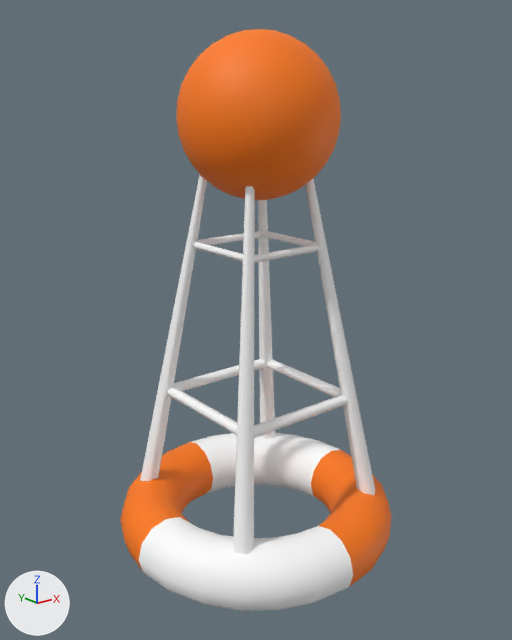
Before and after pictures for a commit that changed the glTF model static/buoy/scene.gltf.
The view is the same before and after, from a 50 mm lens placed at (-94.9, -118.8, 96.1), pointed at (0.1, 0.0, 48.6). The axes (+X, +Y, +Z) are drawn at lower left. The lights are the same throughout. The picture after the commit comes second. Where no turn or scale is listed for an object, it has been applied to the vertices.

Script lines for the objects in view, before the commit:
```python
mat_material_25 = principled_material('Material_25')
mat_material_25.base_color = (1.0, 0.194, 0.0)  # orange #ff7a00
mat_material_25.roughness = 0.6
me_color_a_material__25_0 = bpy.data.meshes.new('Color A_Material #25_0')
me_color_a_material__25_0.from_pydata(...)  # 168 vertices, 288 faces; spans x -32.8..32.8, y -32.8..32.8, z -7.3..7.3
me_color_a_material__25_0.materials.append(mat_material_25)  # orange #ff7a00
me_cylinder007_material__27_0 = bpy.data.meshes.new('Cylinder007_Material #27_0')
me_cylinder007_material__27_0.from_pydata(...)  # a 5-sided cylinder along y spanning x -1.3..1.0, y -30.1..0.0, z -1.2..1.2
me_cylinder007_material__27_0.materials.append(mat_material_27)  # white #ffffff
me_sphere001_material__25_0 = bpy.data.meshes.new('Sphere001_Material #25_0')
me_sphere001_material__25_0.from_pydata(...)  # a UV sphere (32 segments, 16 rings, poles along z) spanning x -16.7..16.7, y -16.7..16.7, z -16.7..16.7
me_sphere001_material__25_0.materials.append(mat_material_25)  # orange #ff7a00
ob_color_a_material__25_0 = bpy.data.objects.new('Color A_Material #25_0', me_color_a_material__25_0)
ob_color_a_material__25_0.location = (0.6, 0.5, 0.0)
ob_cylinder007_material__27_0 = bpy.data.objects.new('Cylinder007_Material #27_0', me_cylinder007_material__27_0)
ob_cylinder007_material__27_0.location = (-14.0, 14.7, 30.4)
ob_sphere001_material__25_0 = bpy.data.objects.new('Sphere001_Material #25_0', me_sphere001_material__25_0)
ob_sphere001_material__25_0.location = (0.0, -1.1, 92.3)
# also in view: 'Cylinder006_Material #27_0' at (-0.4, 15.1, 30.4); 'Cylinder008_Material #27_0' at (0.4, -14.7, 30.4); 'Torus001_Material #26_0' at (0.6, 0.5, 0.0); 'Cylinder004_Material #27_0' at (-13.7, 14.4, 43.6); 'Cylinder001_Material #27_0' at (14.5, 13.8, 43.6)
```
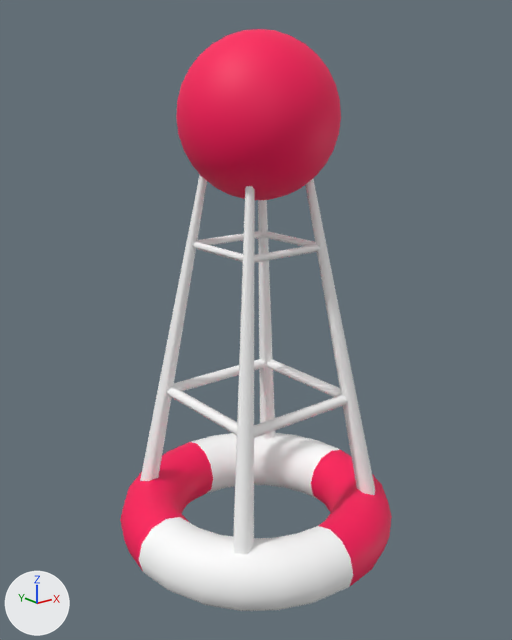
Commit message: Changed buoy color

Changed parts and their boxes (x1, y1, x2, y2) in the pictures (512 x 640 px):
'Sphere001_Material #25_0', recoloured (orange to pink)
    both: (176, 29, 341, 200)
'Color A_Material #25_0', recoloured (orange to pink)
    both: (120, 442, 392, 587)

The edits, one by one:
Material 'Material_25' (mat_material_25) changes colour from orange #ff7a00 to pink #ff0059; in linear values from (1.0, 0.194, 0.0) to (1.0, 0.0, 0.1).
